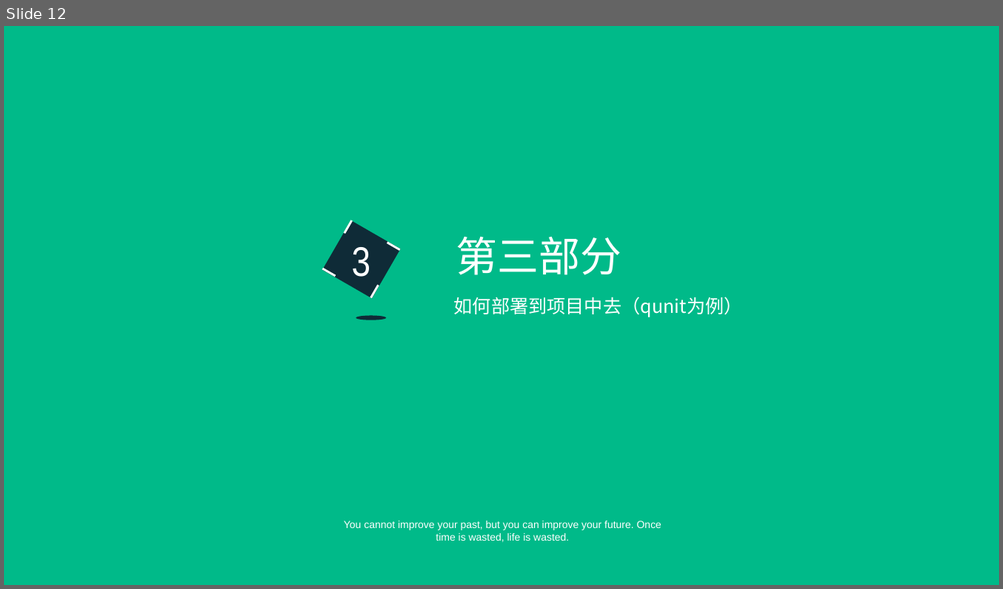
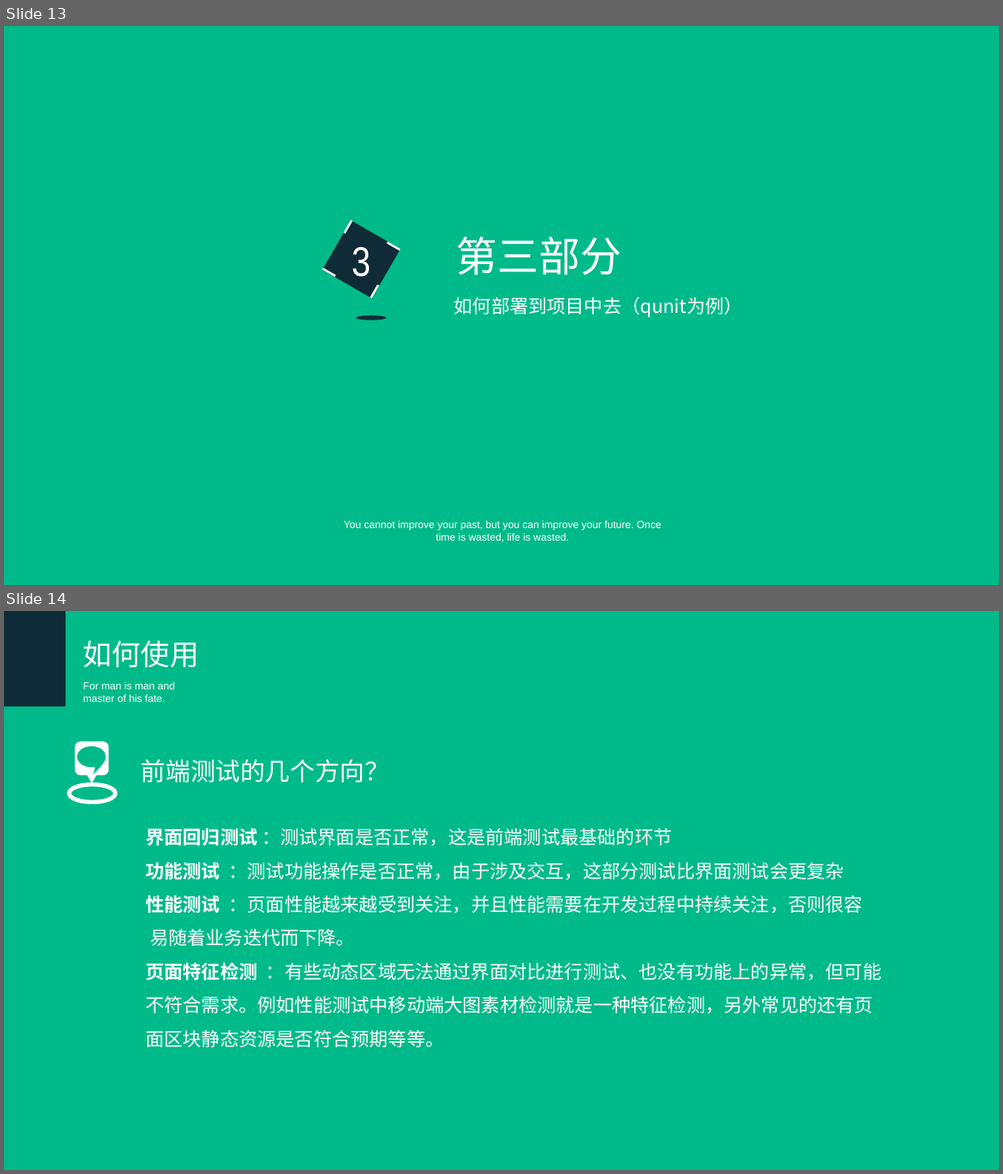
Before and after one commit to hanangjie/play, a slide deck: share/TDT/测试驱动开发.ppt. Shown one above the other, each under a label of ours: slide 12 before the commit, slides 13 and 14 after it. The pictures are 1003x589 and 1003x1174 pixels, drawn with LibreOffice and Linux fonts; fonts in the diff are those of the drawing. Boxes give left, top, right and bottom in pixels: in the first picture for what was removed or moved away, otherwise in the second. Text is boxed around its words. In the diff, an @@ line names an element or a change of style, - is before the commit and + after.

```diff
--- a/share/TDT/测试驱动开发.ppt
+++ b/share/TDT/测试驱动开发.ppt
@@ slide 14 added at (x1=4, y1=611, x2=999, y2=1170), background #00BA89 @@
@@ rectangle added at (x1=4, y1=611, x2=66, y2=706), fill #0F2B37 @@
@@ text added at (x1=83, y1=641, x2=199, y2=668), 28 pt, text #FFFFFF @@
+如何使用
@@ text added at (x1=83, y1=682, x2=175, y2=702), 10 pt, text #FFFFFF @@
+For man is man and master of his fate.
@@ freeform shape added at (x1=75, y1=741, x2=108, y2=783), fill #FFFFFF @@
@@ freeform shape added at (x1=77, y1=746, x2=105, y2=775), fill #00BA89 @@
@@ text added at (x1=141, y1=759, x2=390, y2=783), 24 pt, text #FFFFFF @@
+前端测试的几个方向？
@@ ellipse added at (x1=69, y1=785, x2=115, y2=803), outline #FFFFFF 4 pt @@
@@ text added at (x1=145, y1=828, x2=881, y2=1048), 18 pt, text #FFFFFF @@
+界面回归测试 ：测试界面是否正常，这是前端测试最基础的环节
+功能测试 ：测试功能操作是否正常，由于涉及交互，这部分测试比界面测试会更复杂
+性能测试 ：页面性能越来越受到关注，并且性能需要在开发过程中持续关注，否则很容 易随着业务迭代而下降。
+页面特征检测 ：有些动态区域无法通过界面对比进行测试、也没有功能上的异常，但可能不符合需求。例如性能测试中移动端大图素材检测就是一种特征检测，另外常见的还有页面区块静态资源是否符合预期等等。
@@ what was slide 12 is now slide 13 @@
```
Also in this commit, not shown: 5 slides changed, 3 other slides added, 1 slide removed, 3 other files.
